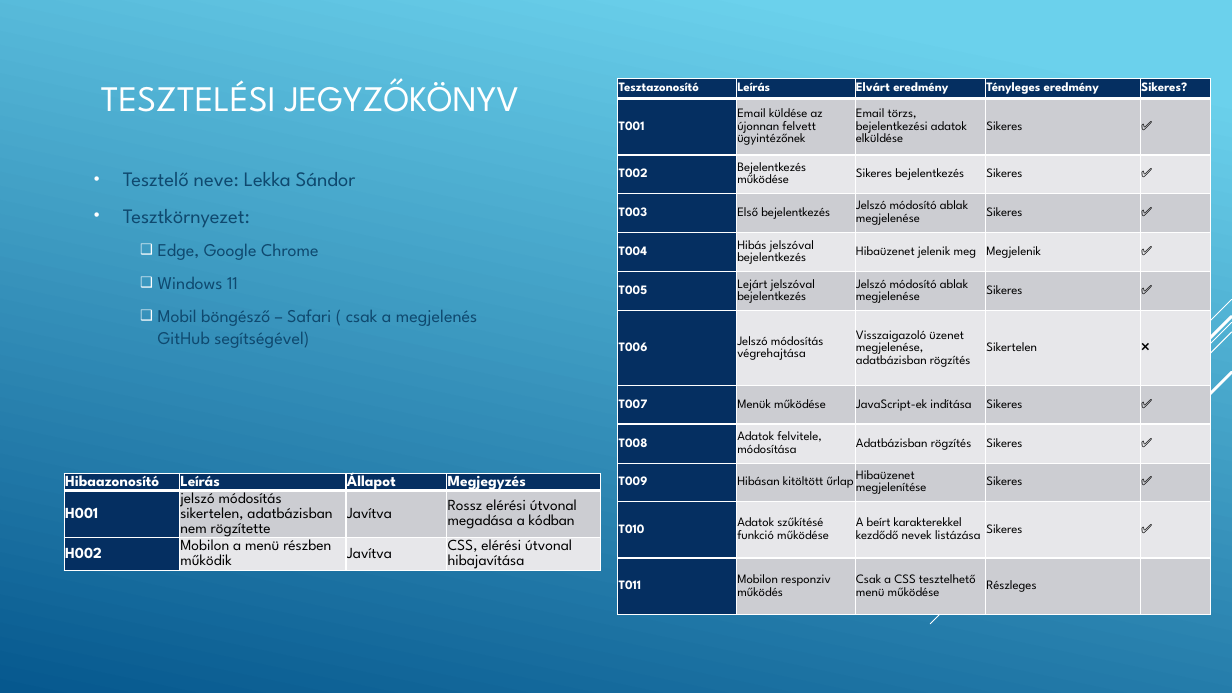
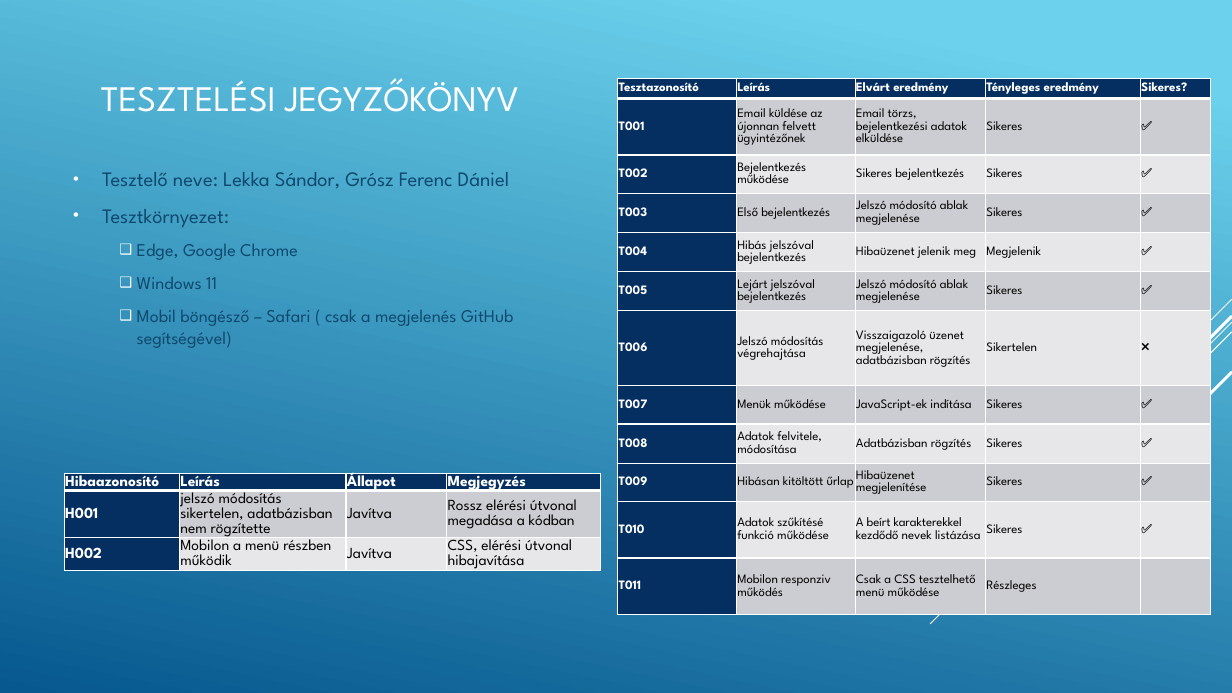
Before and after one commit to lekkaLive/lekkaproject, a slide deck: slide 13 of prezentacio/Adatkezelői webalkalmazás.pptx. Drawn at 1232x693 pixels with LibreOffice and Linux fonts; fonts in the diff are those of the drawing. Boxes give left, top, right and bottom in pixels: in the first picture for what was removed or moved away, otherwise in the second. Text is boxed around its words. In the diff, an @@ line names an element or a change of style, - is before the commit and + after.

```diff
--- a/prezentacio/Adatkezelői webalkalmazás.pptx
+++ b/prezentacio/Adatkezelői webalkalmazás.pptx
@@ text "Tesztelő neve: Lekka Sándor, Grósz ...": place and size @@
-text "Tesztelő neve: Lekka Sándor, Grósz ..." at [123,172,478,348]
+text "Tesztelő neve: Lekka Sándor, Grósz ..." at [102,172,513,348]
@@ text at [102,172,509,188]: text changed @@
-• Tesztelő neve: Lekka Sándor
+• Tesztelő neve: Lekka Sándor, Grósz Ferenc Dániel
```
Also in this commit, not shown: 9 other slides changed, 2 other files.
